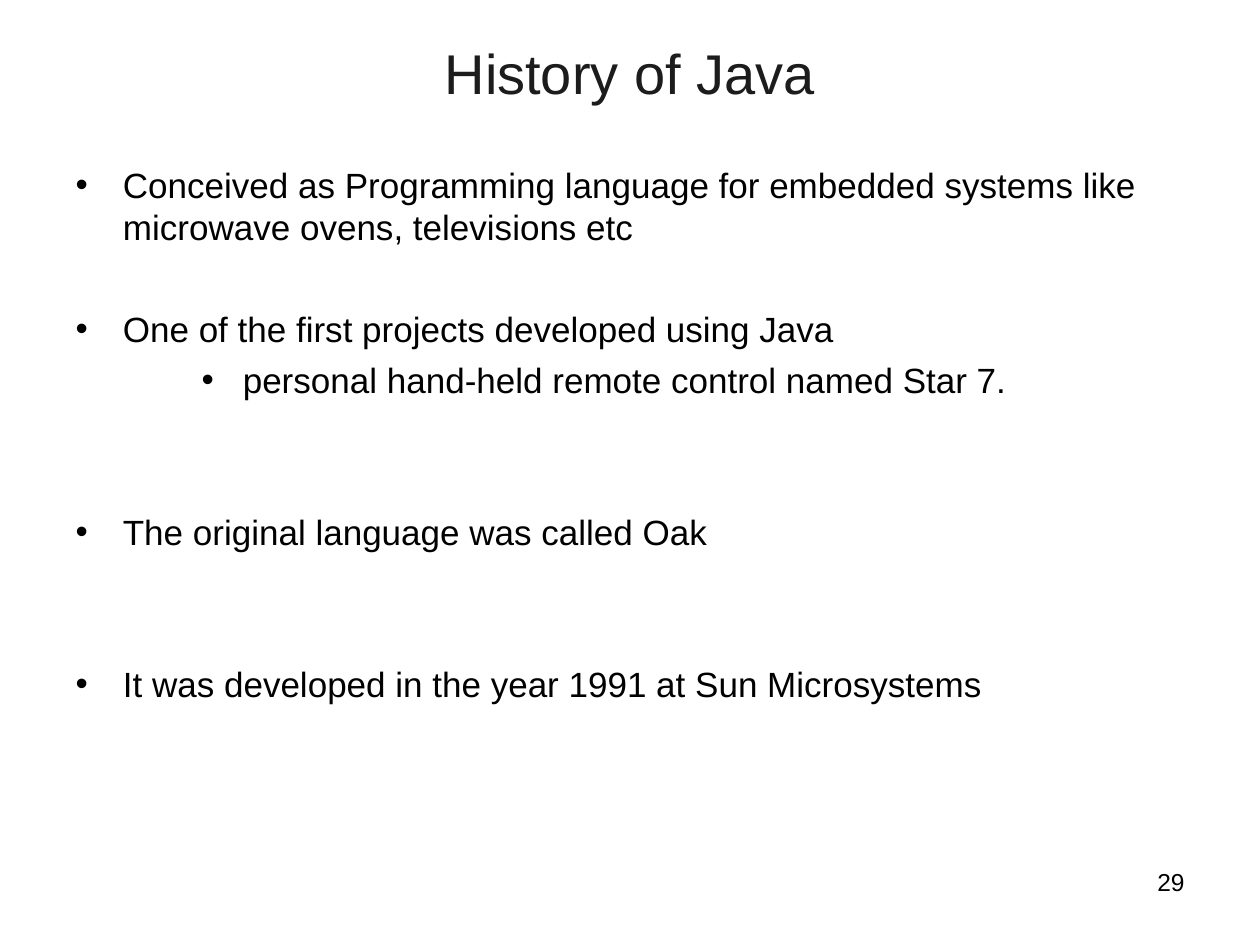
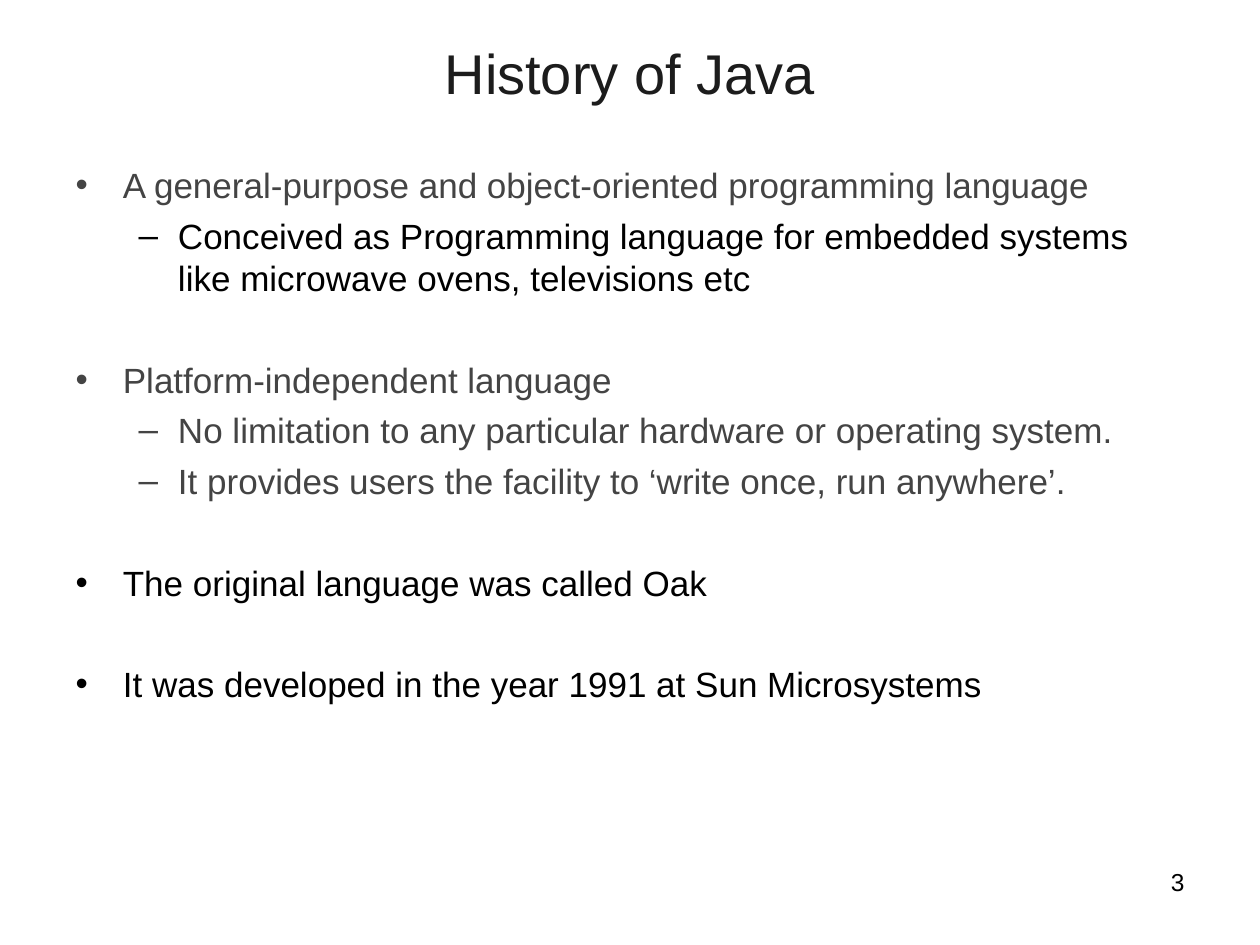
Before and after one commit to vatsanTraining/freshers_dec_2021, a slide deck: slide 3 of Java_Module_1_Excella.ppt (slide 29 before the commit). Drawn at 1260x945 pixels with LibreOffice and Linux fonts; fonts in the diff are those of the drawing; background and template pictures are left out. Boxes give left, top, right and bottom in pixels: in the first picture for what was removed or moved away, otherwise in the second. Text is boxed around its words. In the diff, an @@ line names an element or a change of style, - is before the commit and + after.

```diff
--- a/Java_Module_1_Excella.ppt
+++ b/Java_Module_1_Excella.ppt
@@ text at [123, 172, 1089, 205]: paragraph added @@
+• A general-purpose and object-oriented programming language
@@ text at [178, 223, 1128, 296]: bullet • to –; list level 1 to 2 in "Conceived as Programming language for ..." @@
@@ text at [123, 367, 1113, 501]: text changed; text colour #000000 to #444444 @@
-• One of the first projects developed using Java
-    • personal hand-held remote control named Star 7.
+• Platform-independent language
+  – No limitation to any particular hardware or operating system.
+  – It provides users the facility to ‘write once, run anywhere’.
@@ page number at [1171, 874, 1185, 892]: text changed @@
-29
+3
```
Also in this commit, not shown: 1 other slide changed, 2 slides added, 22 slides removed.
